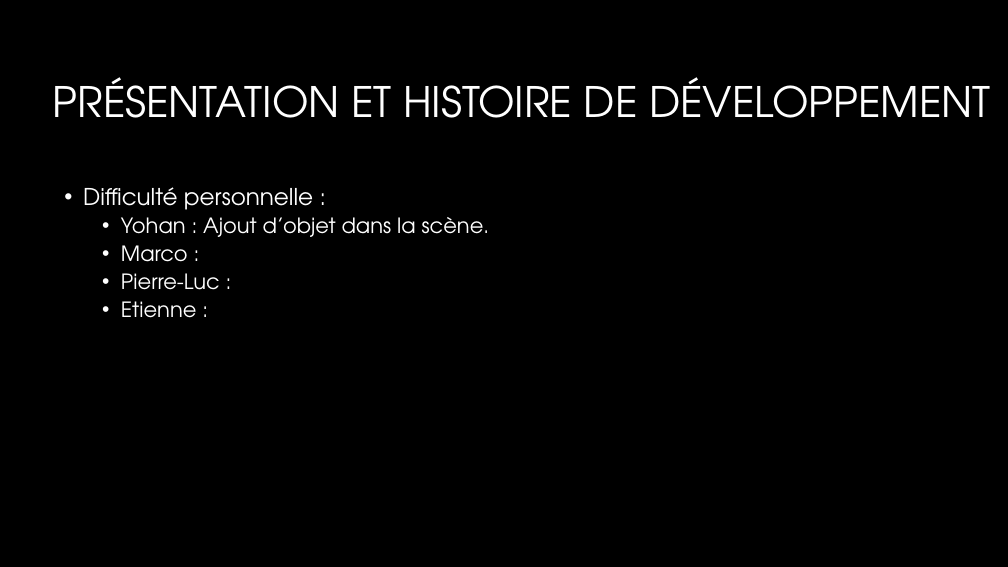
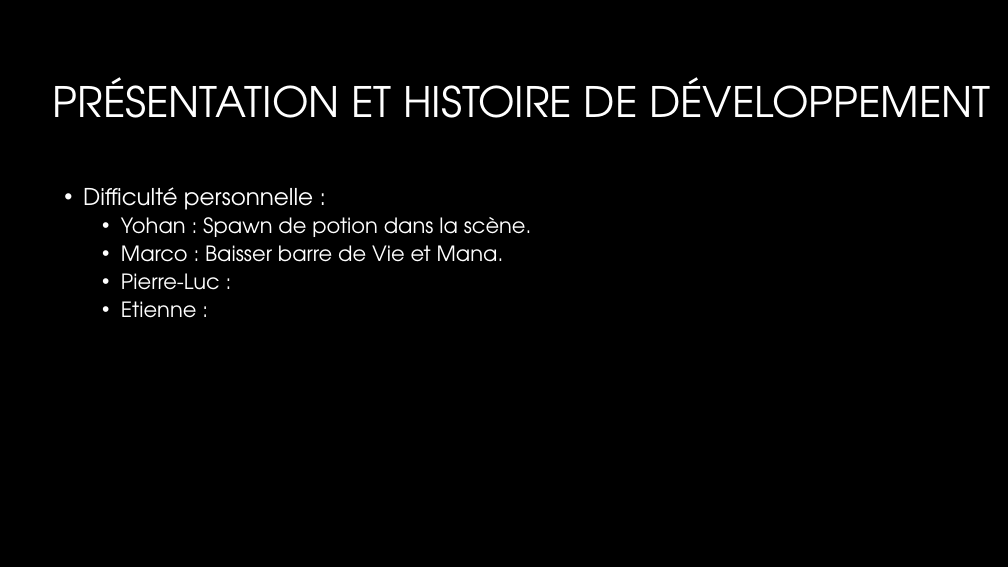
Before and after one commit to ThimbleDice/Elemental-Clash-Legend, a slide deck: slide 13 of Elemantal Clash PowerPoint.pptx. Drawn at 1008x567 pixels with LibreOffice and Linux fonts; fonts in the diff are those of the drawing; background and template pictures are left out. Boxes give left, top, right and bottom in pixels: in the first picture for what was removed or moved away, otherwise in the second. Text is boxed around its words. In the diff, an @@ line names an element or a change of style, - is before the commit and + after.

Commit message:
Maj Powerpoint

```diff
--- a/Elemantal Clash PowerPoint.pptx
+++ b/Elemantal Clash PowerPoint.pptx
@@ text at (121,217,532,262): text changed @@
-  • Yohan : Ajout d’objet dans la scène.
-  • Marco :
+  • Yohan : Spawn de potion dans la scène.
+  • Marco : Baisser barre de Vie et Mana.
```
